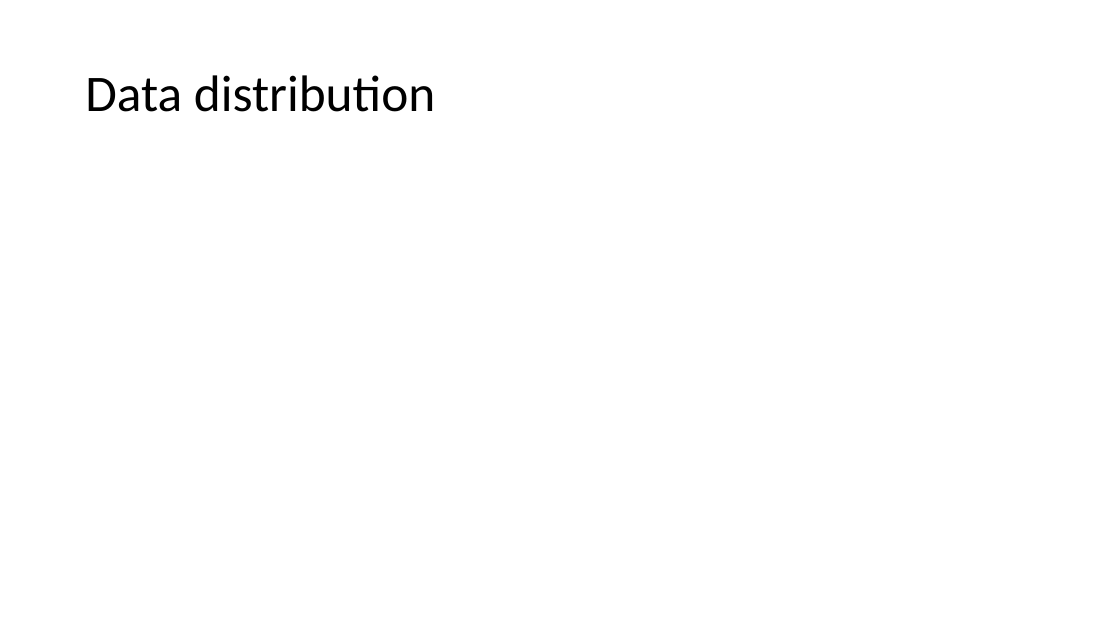
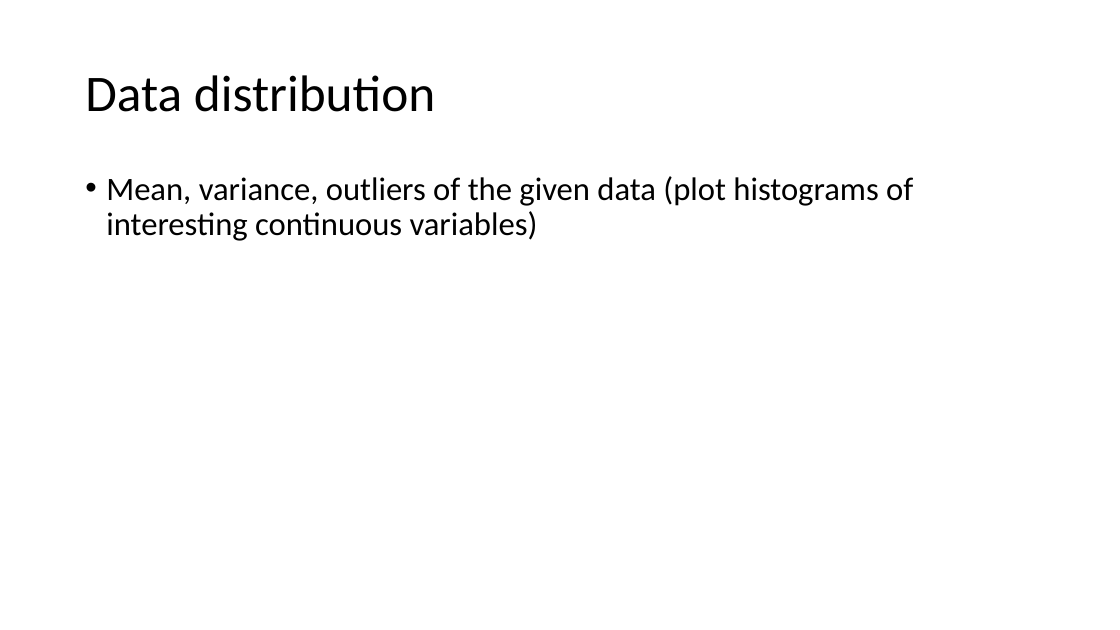
Before and after one commit to Strandgaard96/vehicle_collision_webpage, a slide deck: slide 8 of Part1_video.pptx (slide 7 before the commit). Drawn at 1120x630 pixels with LibreOffice and Linux fonts; fonts in the diff are those of the drawing. Boxes give left, top, right and bottom in pixels: in the first picture for what was removed or moved away, otherwise in the second. Text is boxed around its words. In the diff, an @@ line names an element or a change of style, - is before the commit and + after.

```diff
--- a/Part1_video.pptx
+++ b/Part1_video.pptx
@@ text added at (106,176,913,241), 28 pt, text #000000 @@
+• Mean, variance, outliers of the given data (plot histograms of interesting continuous variables)
```
Also in this commit, not shown: 5 other slides changed, 1 slide added, 2 other files.
